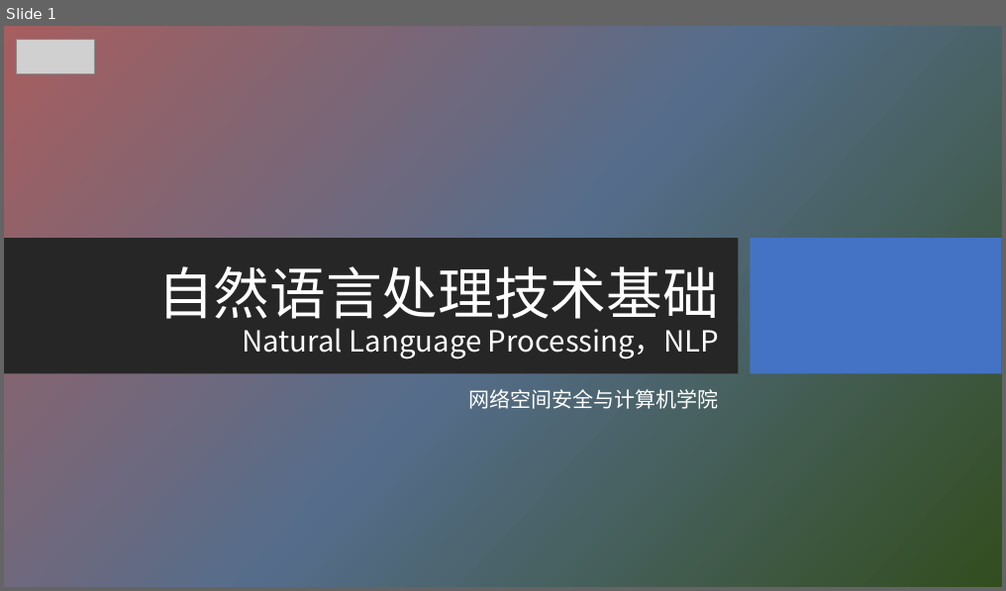
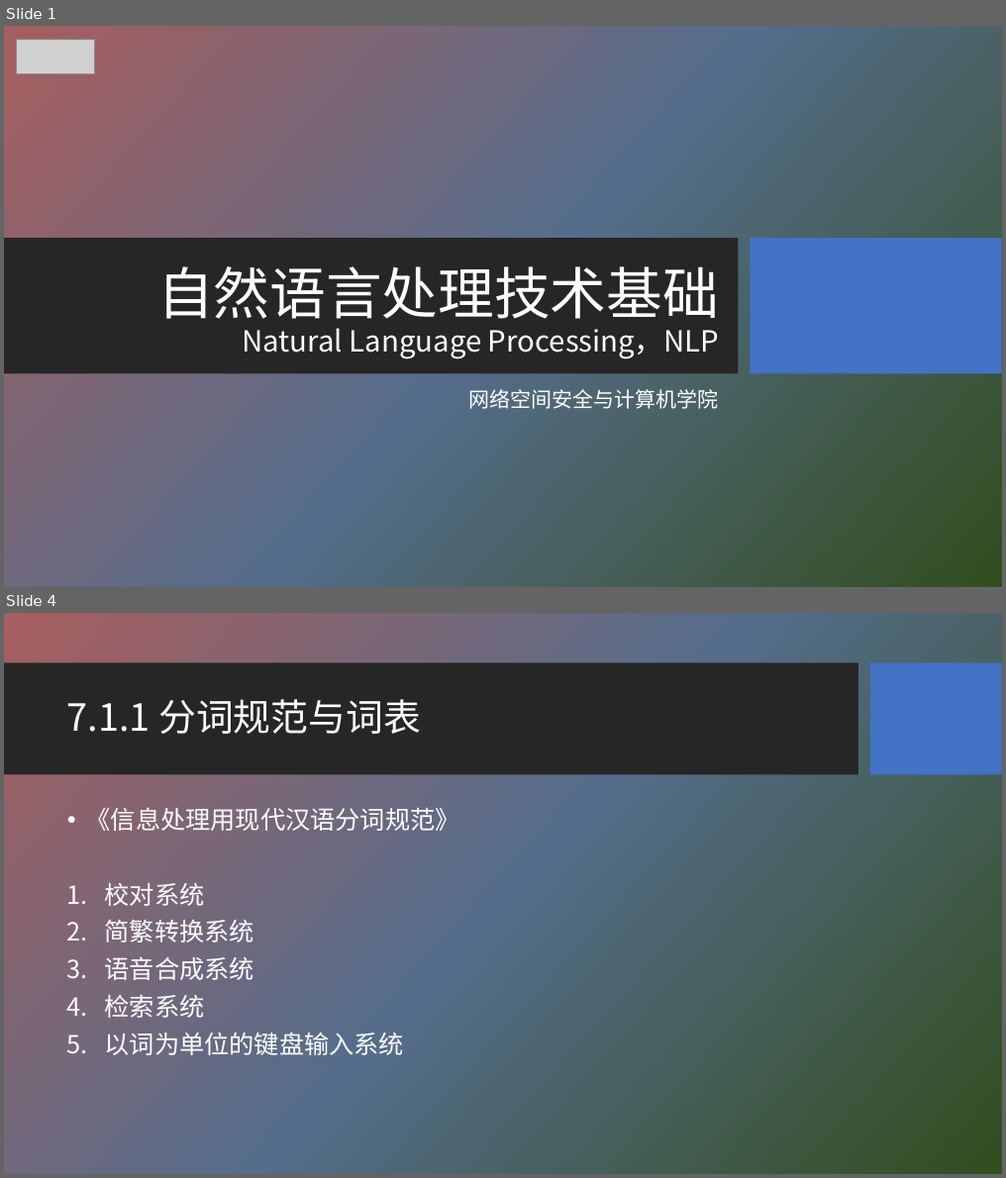
Before and after one commit to HBU/NLP_PPT, a slide deck: PPT-2020/ch07 词法分析.pptx. Shown one above the other, each under a label of ours: slide 1 before the commit, slides 1 and 4 after it; the slides between them are not shown. The pictures are 1006x591 and 1006x1178 pixels, drawn with LibreOffice and Linux fonts; fonts in the diff are those of the drawing; grey boxes stand for pictures; background and template pictures are left out. Boxes give left, top, right and bottom in pixels: in the first picture for what was removed or moved away, otherwise in the second. Text is boxed around its words. In the diff, an @@ line names an element or a change of style, - is before the commit and + after.

```diff
--- a/PPT-2020/ch07 词法分析.pptx
+++ b/PPT-2020/ch07 词法分析.pptx
@@ slide 4 added at (4,613,1002,1174), background picture (left out) @@
@@ rectangle added at (4,663,858,775), fill #262626 @@
@@ rectangle added at (871,663,1002,775), fill #4472C4 @@
@@ title added at (67,699,421,734), 36 pt, text #FFFFFF @@
+7.1.1 分词规范与词表
@@ text added at (86,807,460,1056), 24 pt, text #FFFFFF @@
+• 《信息处理用现代汉语分词规范》
+1. 校对系统
+2. 简繁转换系统
+3. 语音合成系统
+4. 检索系统
+5. 以词为单位的键盘输入系统
```
Also in this commit, not shown: 7 slides changed, 28 other slides added, 2 other files.
